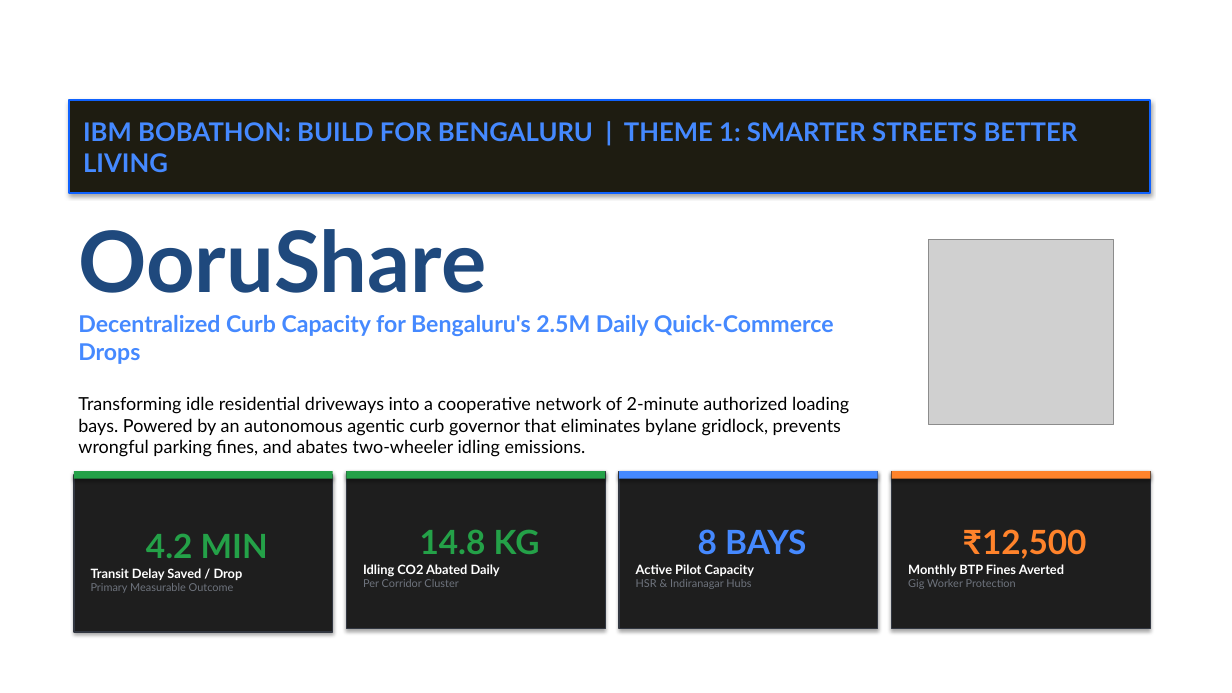
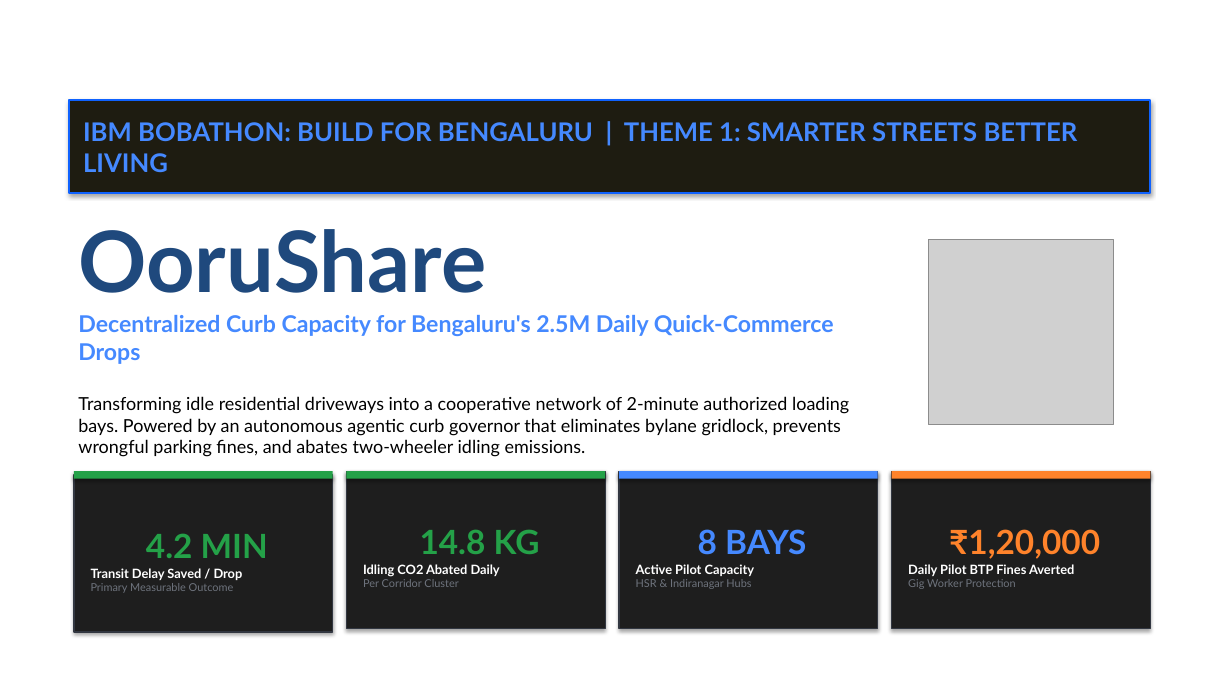
Before and after one commit to PankajKumar2804/oorushare, a slide deck: slide 1 of OoruShare_IBM_Bobathon_Theme1_Submission.pptx. Drawn at 1232x693 pixels with LibreOffice and Linux fonts; fonts in the diff are those of the drawing; grey boxes stand for pictures. Boxes give left, top, right and bottom in pixels: in the first picture for what was removed or moved away, otherwise in the second. Text is boxed around its words. In the diff, an @@ line names an element or a change of style, - is before the commit and + after.

```diff
--- a/OoruShare_IBM_Bobathon_Theme1_Submission.pptx
+++ b/OoruShare_IBM_Bobathon_Theme1_Submission.pptx
@@ text in rectangle at (908, 529, 1100, 576): text changed @@
-₹12,500
-Monthly BTP Fines Averted
+₹1,20,000
+Daily Pilot BTP Fines Averted
```
Also in this commit, not shown: 6 other files.
